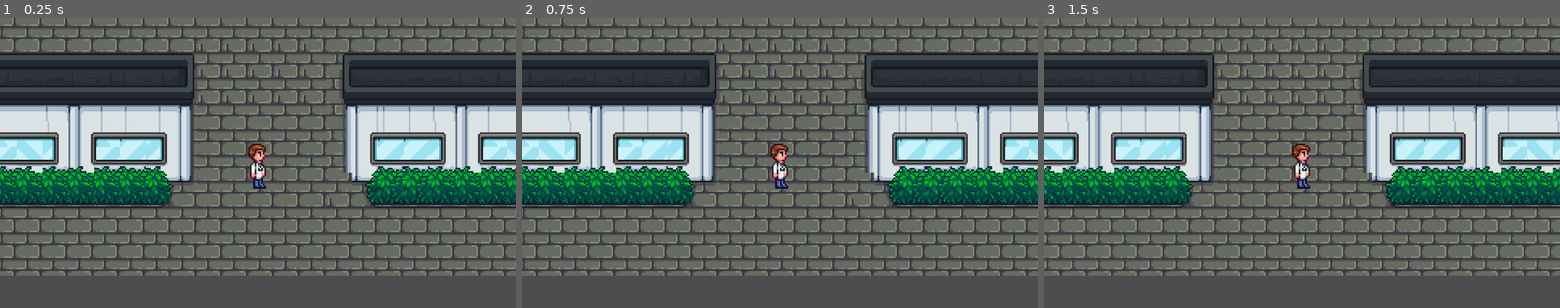
Above: before the commit, frames 1-3 (left to right).
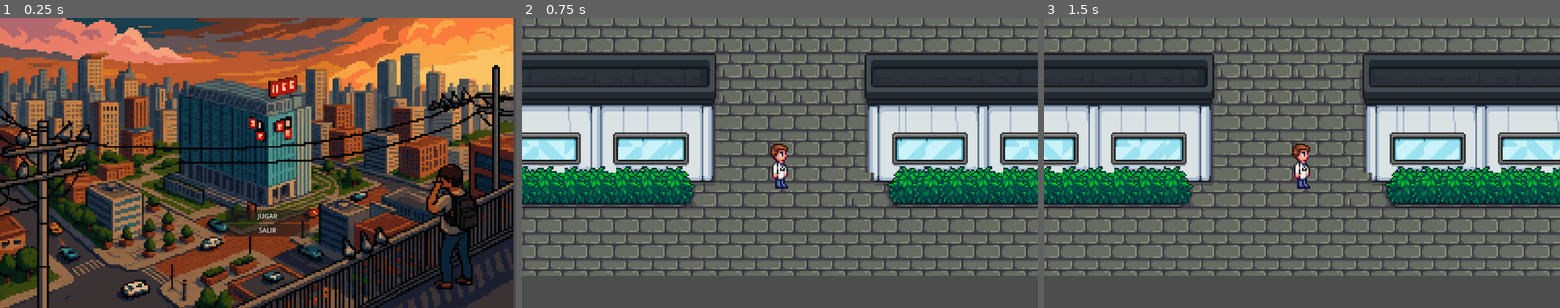
Above: after the commit, the same moments.

Repository: franco310121/UnTituloPendiente
Game: Godot game, scene res://scenes/interfaces/main_menu_scene.tscn
Same seed, same stepped clock (60 frames per second), same inputs: the game is played once before the commit and once after it. Before the commit the project starts from res://scenes/main.tscn.
Inputs (mouse positions are in pixels of both pictures, inside the frame that each line leads up to):
- Up to frame 1 (0.25 s): no input
- Up to frame 2 (0.75 s): click (790, 215) at 0.5 s, where only the run after the commit has a clickable "JUGAR"
- Up to frame 3 (1.5 s): tap Enter at 1.25 s; hold D (right) from 1.28 s (still down); hold E (interact) from 1.28 s (still down)

The runs differ from the first frame. In frame 1, 94% of the frame differs, in the area x 0-100%, y 0-100%; in frame 2, nothing differs; in frame 3, nothing differs.

Commit message:
Main menu and buttons

Diff:
--- a/project.godot
+++ b/project.godot
@@ -11,7 +11,7 @@
 [application]
 
 config/name="UTP"
-run/main_scene="uid://c8w863fb1yj7i"
+run/main_scene="uid://dng8woxu251bd"
 config/features=PackedStringArray("4.4", "Forward Plus")
 config/icon="res://icon.svg"
 
--- /dev/null
+++ b/scenes/interfaces/main_menu.gd
@@ -0,0 +1,26 @@
+extends CanvasLayer
+
+# Referencias a los botones (opcional, pero buena práctica)
+@onready var start_button: Button = $UIContainer/ButtonsContainer/StartButton
+@onready var exit_button: Button = $UIContainer/ButtonsContainer/ExitButton
+
+# Reemplaza esto con la ruta real de tu primera escena de juego (ej: "res://levels/first_level.tscn")
+const FIRST_SCENE_PATH = "res://scenes/main.tscn"
+
+func _ready():
+	# Nos aseguramos de que el juego esté en modo ratón al iniciar el menú
+	Input.mouse_mode = Input.MOUSE_MODE_VISIBLE
+
+# Esta función se llama cuando se presiona el botón "Iniciar Juego"
+func _on_start_button_pressed():
+	# Verificamos que la ruta de la escena no esté vacía
+	if FIRST_SCENE_PATH != "":
+		# Cambiamos instantáneamente a la escena de juego
+		get_tree().change_scene_to_file(FIRST_SCENE_PATH)
+	else:
+		print("Error: No se ha configurado la ruta de la primera escena.")
+
+# Esta función se llama cuando se presiona el botón "Salir"
+func _on_exit_button_pressed():
+	# Cerramos el juego por completo
+	get_tree().quit()
--- /dev/null
+++ b/scenes/interfaces/main_menu_scene.tscn
@@ -0,0 +1,50 @@
+[gd_scene load_steps=3 format=3 uid="uid://dng8woxu251bd"]
+
+[ext_resource type="Script" uid="uid://4g5kqtujt8rc" path="res://scenes/interfaces/main_menu.gd" id="1_oqnxh"]
+[ext_resource type="Texture2D" uid="uid://b65mivqv3oe5s" path="res://assets/images/background.png" id="2_y5hwx"]
+
+[node name="Main_menu_scene" type="CanvasLayer"]
+script = ExtResource("1_oqnxh")
+
+[node name="TextureRect" type="TextureRect" parent="."]
+offset_right = 1274.0
+offset_bottom = 723.0
+size_flags_horizontal = 3
+size_flags_vertical = 3
+texture = ExtResource("2_y5hwx")
+expand_mode = 1
+
+[node name="UIContainer" type="Control" parent="."]
+layout_mode = 3
+anchors_preset = 0
+offset_left = 411.0
+offset_top = 283.0
+offset_right = 754.0
+offset_bottom = 626.0
+size_flags_horizontal = 3
+size_flags_vertical = 3
+
+[node name="ButtonsContainer" type="VBoxContainer" parent="UIContainer"]
+layout_mode = 1
+anchors_preset = 8
+anchor_left = 0.5
+anchor_top = 0.5
+anchor_right = 0.5
+anchor_bottom = 0.5
+offset_left = -22.5
+offset_top = 21.5
+offset_right = 185.5
+offset_bottom = 111.5
+grow_horizontal = 2
+grow_vertical = 2
+
+[node name="StartButton" type="Button" parent="UIContainer/ButtonsContainer"]
+layout_mode = 2
+text = "JUGAR"
+
+[node name="ExitButton" type="Button" parent="UIContainer/ButtonsContainer"]
+layout_mode = 2
+text = "SALIR"
+
+[connection signal="pressed" from="UIContainer/ButtonsContainer/StartButton" to="." method="_on_start_button_pressed"]
+[connection signal="pressed" from="UIContainer/ButtonsContainer/ExitButton" to="." method="_on_exit_button_pressed"]
Binary file added: assets/images/background.png
Not shown, added: assets/images/background.png.import
Not shown, added: scenes/interfaces/main_menu.gd.uid
